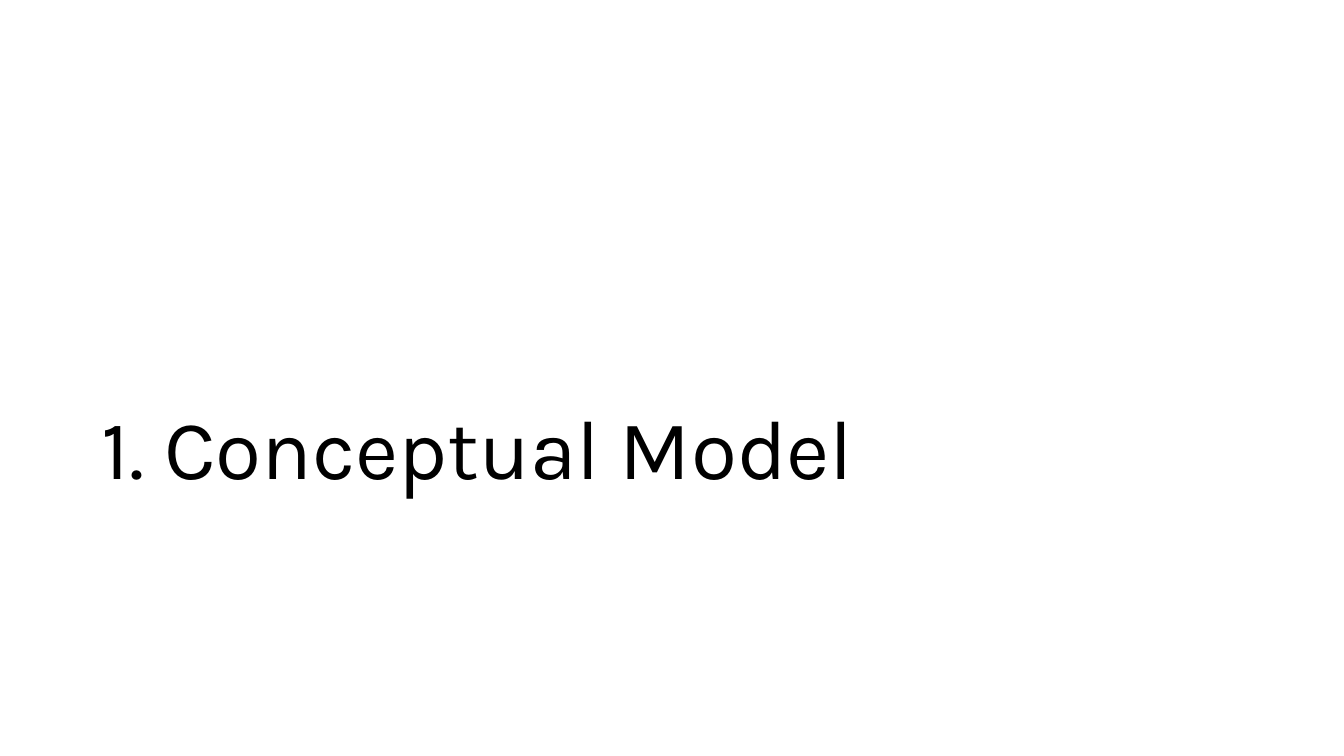
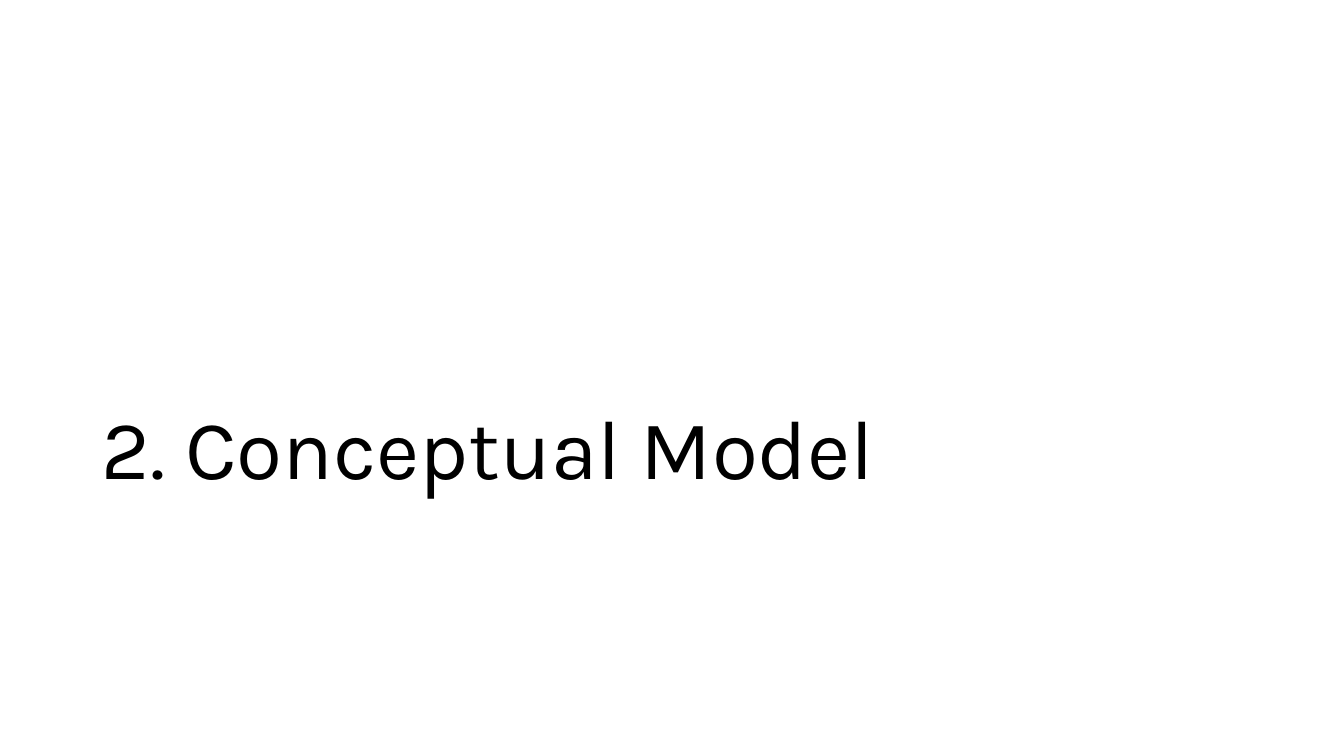
Before and after one commit to mahdi-ghafarian/time-series, a slide deck: slide 5 of borderland/2-urea/presentation/urea.pptx (slide 4 before the commit). Drawn at 1344x756 pixels with LibreOffice and Linux fonts; fonts in the diff are those of the drawing. Boxes give left, top, right and bottom in pixels: in the first picture for what was removed or moved away, otherwise in the second. Text is boxed around its words. In the diff, an @@ line names an element or a change of style, - is before the commit and + after.

```diff
--- a/borderland/2-urea/presentation/urea.pptx
+++ b/borderland/2-urea/presentation/urea.pptx
@@ title at box(102, 421, 874, 499): text changed @@
-1. Conceptual Model
+2. Conceptual Model
```
Also in this commit, not shown: 5 other slides changed, 1 slide added, 2 other files.
